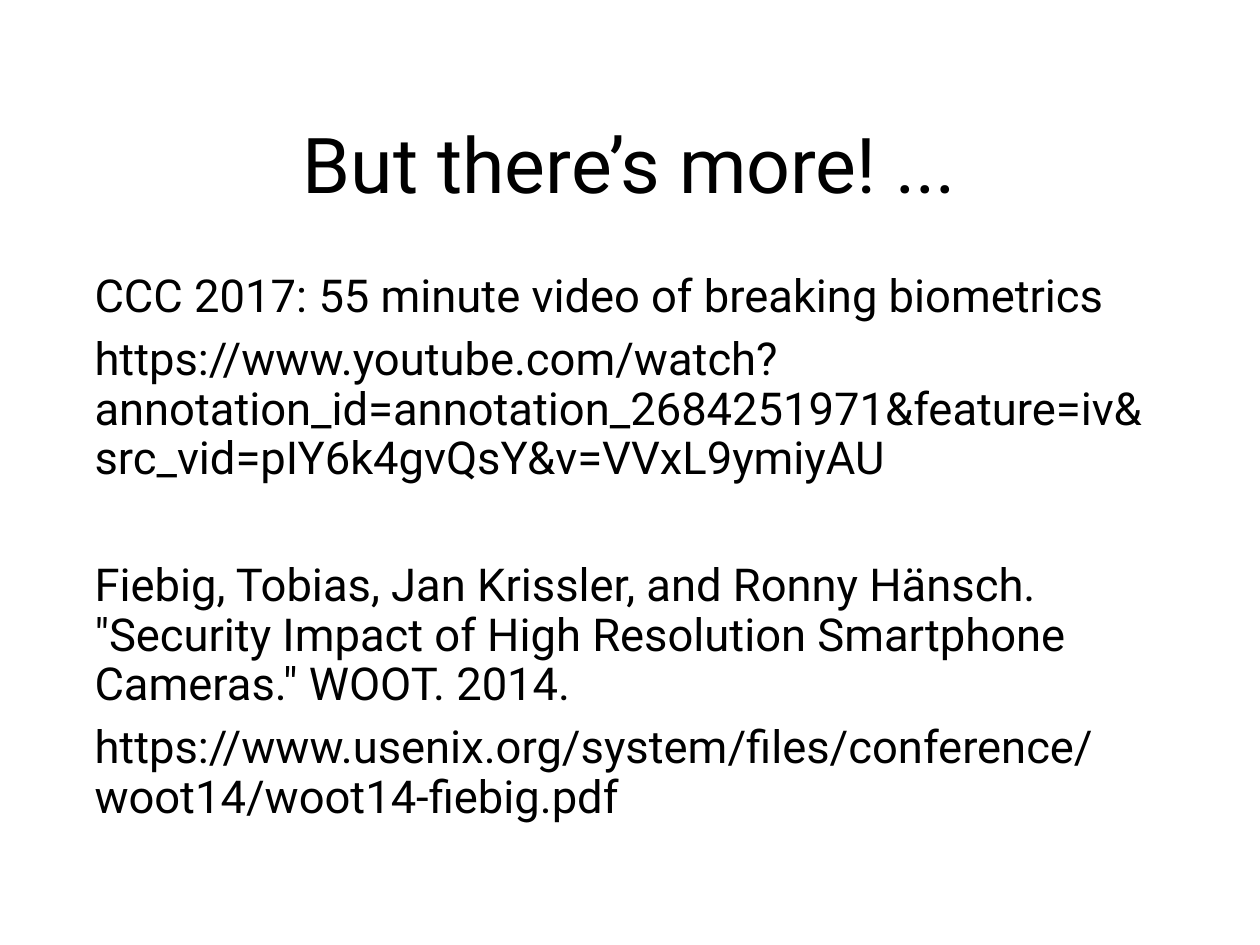
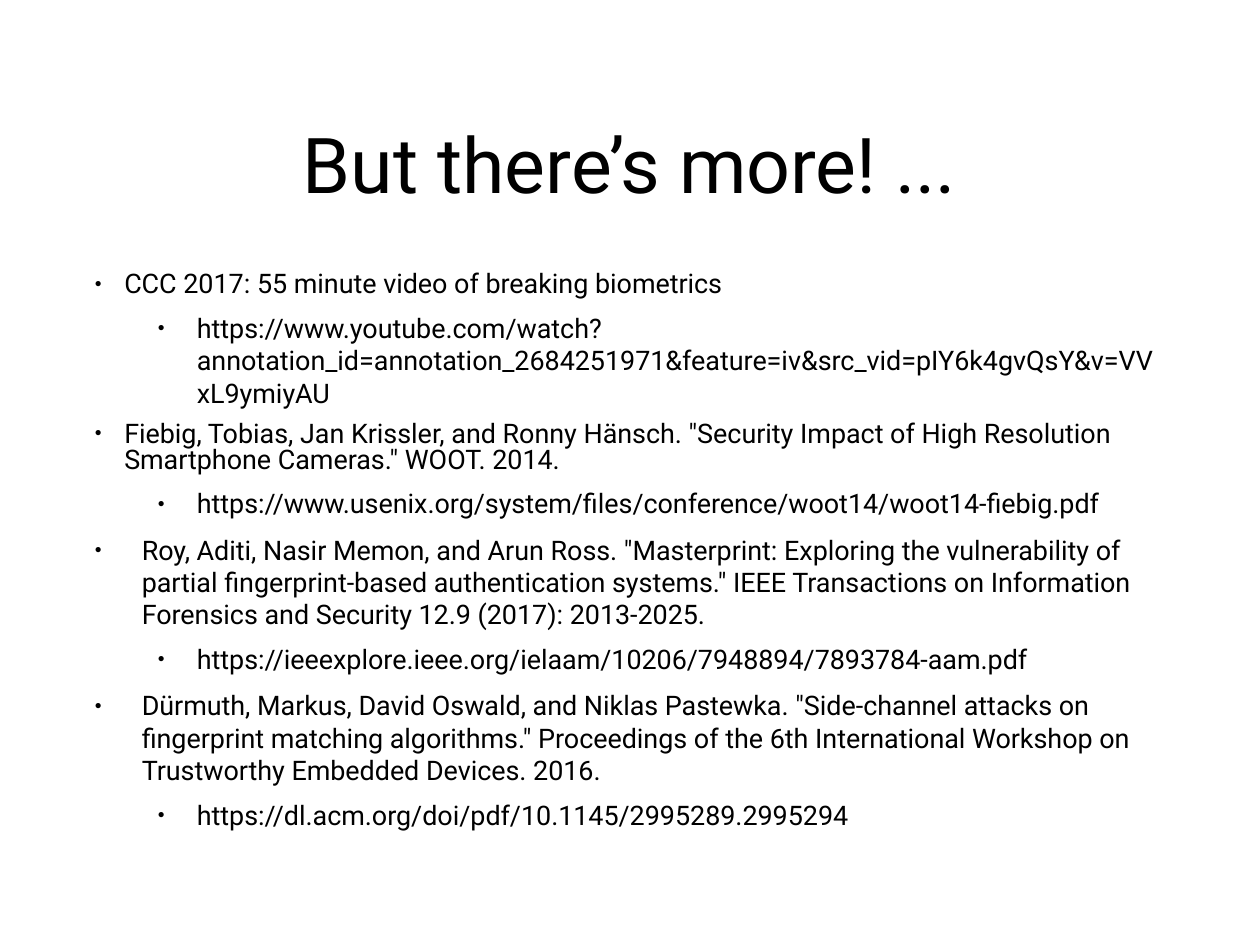
Before and after one commit to sftcd/cs7053, a slide deck: slide 60 of 2024lectures/02-concepts.odp (slide 62 before the commit). Drawn at 1260x945 pixels with LibreOffice and Linux fonts; fonts in the diff are those of the drawing. Boxes give left, top, right and bottom in pixels: in the first picture for what was removed or moved away, otherwise in the second. Text is boxed around its words. In the diff, an @@ line names an element or a change of style, - is before the commit and + after.

```diff
--- a/2024lectures/02-concepts.odp
+++ b/2024lectures/02-concepts.odp
@@ text at (124,272,1153,475): size 25.9 to 15.4 pt in "CCC 2017: 55 minute video of breaking ...", "https://www.youtube.com/watch?annotation_id=annotation_26842 ...", "Fiebig, Tobias, Jan Krissler, and Ronny Hänsch. ...", "https://www.usenix.org/system/files/conference/woot14/woot14 ..."; bullet none to ●; line spacing 0.91 to 0.81; list level 1 to 2 in "https://www.youtube.com/watch?annotation_id=annotation_26842 ..."; line spacing 0.91 to 1; list level 1 to 2 in "https://www.usenix.org/system/files/conference/woot14/woot14 ..." @@
@@ text at (142,492,1131,831): paragraphs added @@
+● Roy, Aditi, Nasir Memon, and Arun Ross. "Masterprint: Exploring the vulnerability of partial fingerprint-based authentication systems." IEEE Transactions on Information Forensics and Security 12.9 (2017): 2013-2025.
+  ● https://ieeexplore.ieee.org/ielaam/10206/7948894/7893784-aam.pdf
+● Dürmuth, Markus, David Oswald, and Niklas Pastewka. "Side-channel attacks on fingerprint matching algorithms." Proceedings of the 6th International Workshop on Trustworthy Embedded Devices. 2016.
+  ● https://dl.acm.org/doi/pdf/10.1145/2995289.2995294
```
Also in this commit, not shown: 1 slide added, 3 slides removed, 5 other files.
